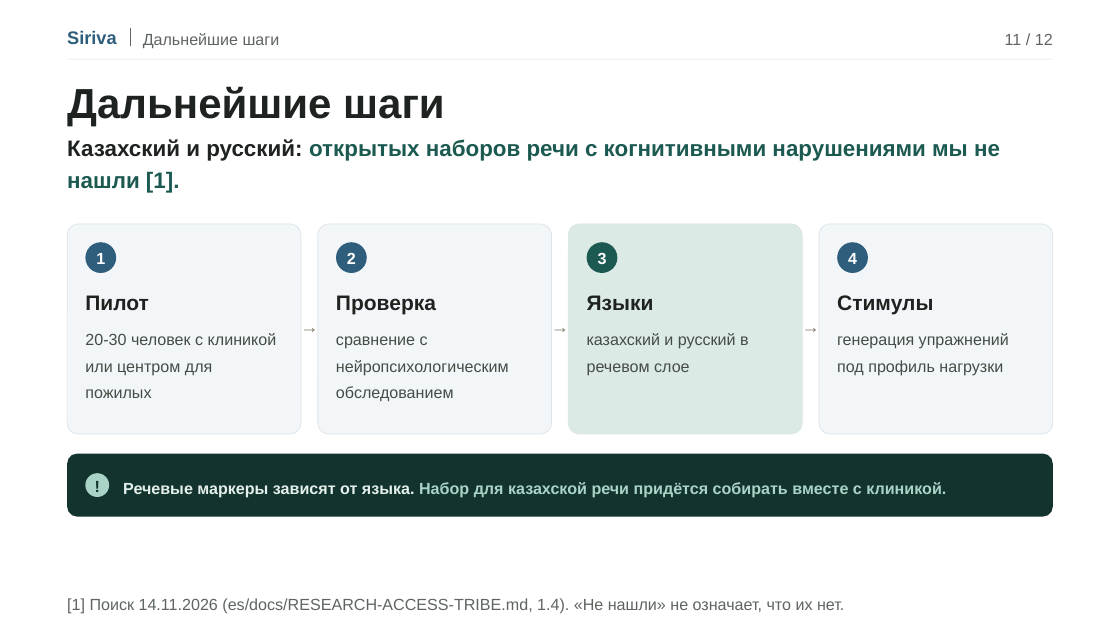
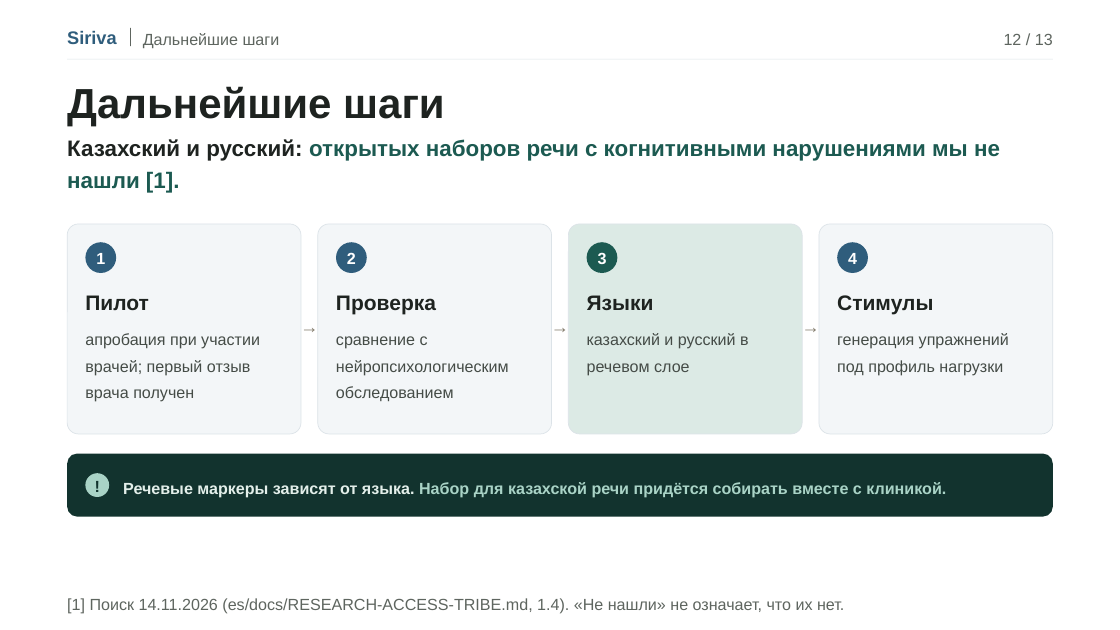
Before and after one commit to shadix23/siriva, a slide deck: slide 12 of pitch/Siriva-pitch.pptx (slide 11 before the commit). Drawn at 1120x630 pixels with LibreOffice and Linux fonts; fonts in the diff are those of the drawing. Boxes give left, top, right and bottom in pixels: in the first picture for what was removed or moved away, otherwise in the second. Text is boxed around its words. In the diff, an @@ line names an element or a change of style, - is before the commit and + after.

```diff
--- a/pitch/Siriva-pitch.pptx
+++ b/pitch/Siriva-pitch.pptx
@@ text at (x1=1004, y1=34, x2=1053, y2=45): text changed @@
-11 / 12
+12 / 13
@@ text at (x1=85, y1=333, x2=260, y2=402): text changed @@
-20-30 человек с клиникой или центром для пожилых
+апробация при участии врачей; первый отзыв врача получен
```
Also in this commit, not shown: 11 other slides changed, 1 slide added, 35 other files.
